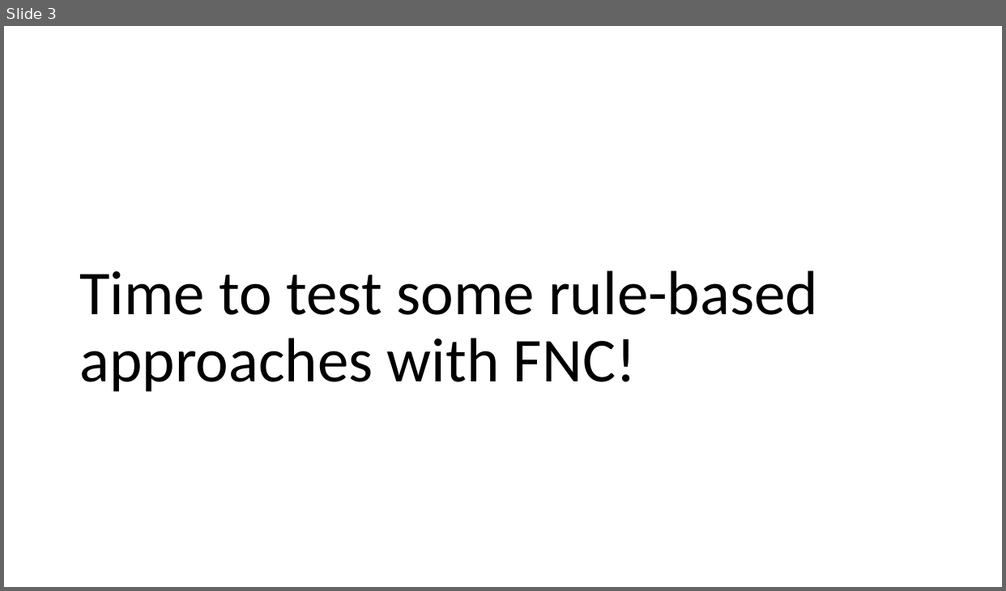
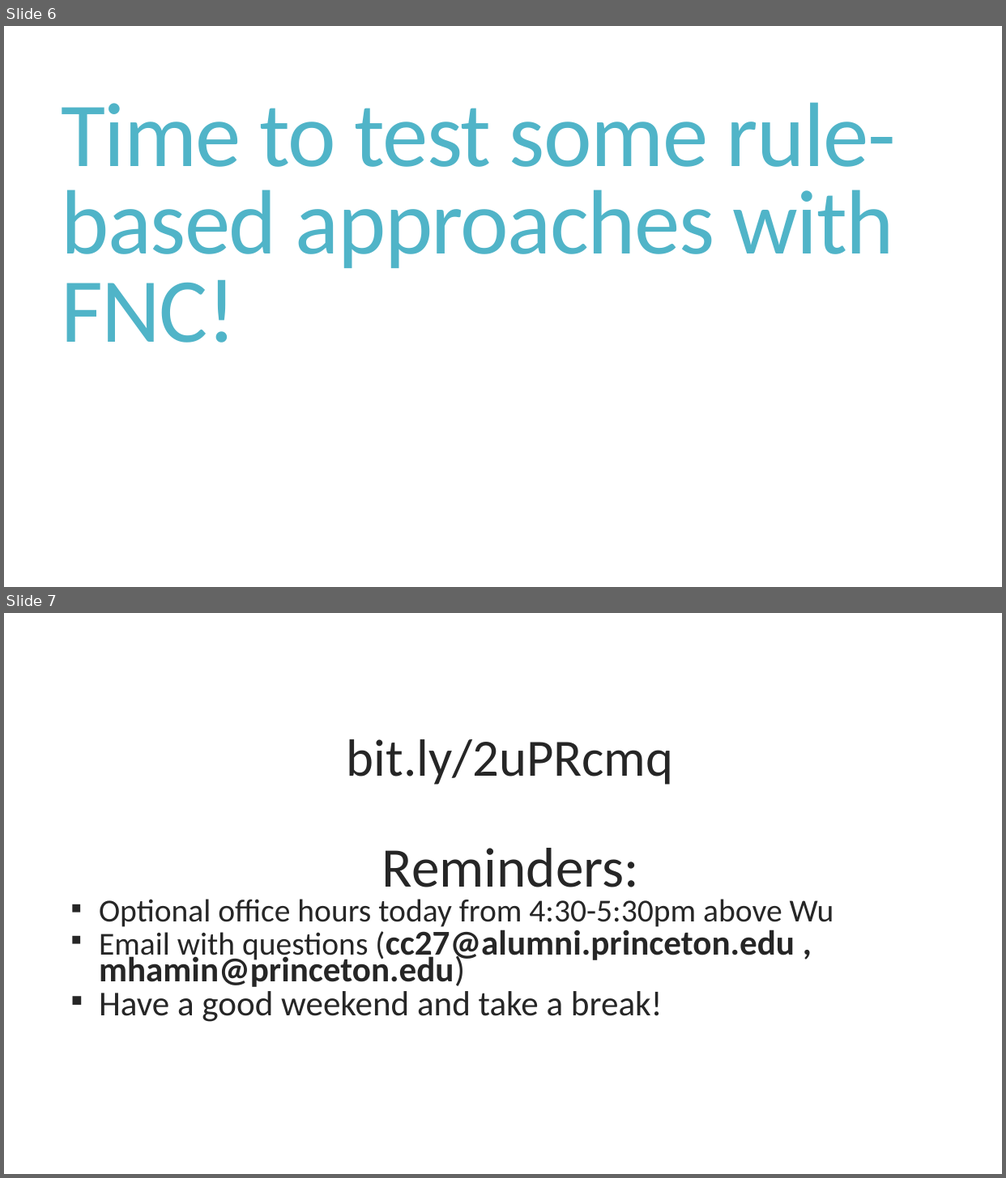
Before and after one commit to cchen23/AI4ALL_NLP, a slide deck: Slides/Day5_Rule_Based_Models_II.pptx. Shown one above the other, each under a label of ours: slide 3 before the commit, slides 6 and 7 after it. The pictures are 1006x591 and 1006x1178 pixels, drawn with LibreOffice and Linux fonts; fonts in the diff are those of the drawing. Boxes give left, top, right and bottom in pixels: in the first picture for what was removed or moved away, otherwise in the second. Text is boxed around its words. In the diff, an @@ line names an element or a change of style, - is before the commit and + after.

```diff
--- a/Slides/Day5_Rule_Based_Models_II.pptx
+++ b/Slides/Day5_Rule_Based_Models_II.pptx
@@ slide 7 added at <box>4,613,1002,1174</box>, background #FFFFFF @@
@@ text added at <box>99,739,834,1022</box>, 33.6 pt, text #262626 @@
+  bit.ly/2uPRcmq
+  Reminders:
+  ▪ Optional office hours today from 4:30-5:30pm above Wu
+  ▪ Email with questions (cc27@alumni.princeton.edu , mhamin@princeton.edu)
+  ▪ Have a good weekend and take a break!
@@ what was slide 3 is now slide 6 @@
@@ slide 6 changed as well @@
@@ title "Time to test some rule-based ...": place and size @@
-title "Time to test some rule-based ..." at <box>79,271,818,392</box>
+title "Time to test some rule-based ..." at <box>61,102,896,343</box>
@@ title "Time to test some rule-based ..." at <box>61,102,896,343</box>: size 60 to 88 pt, text colour #000000 to #50B4C8, letter spacing 0 to -1.2 pt; line spacing 0.9 to 0.8 @@
```
Also in this commit, not shown: 1 other slide changed, 4 other slides added, 1 slide removed, 12 other files.
